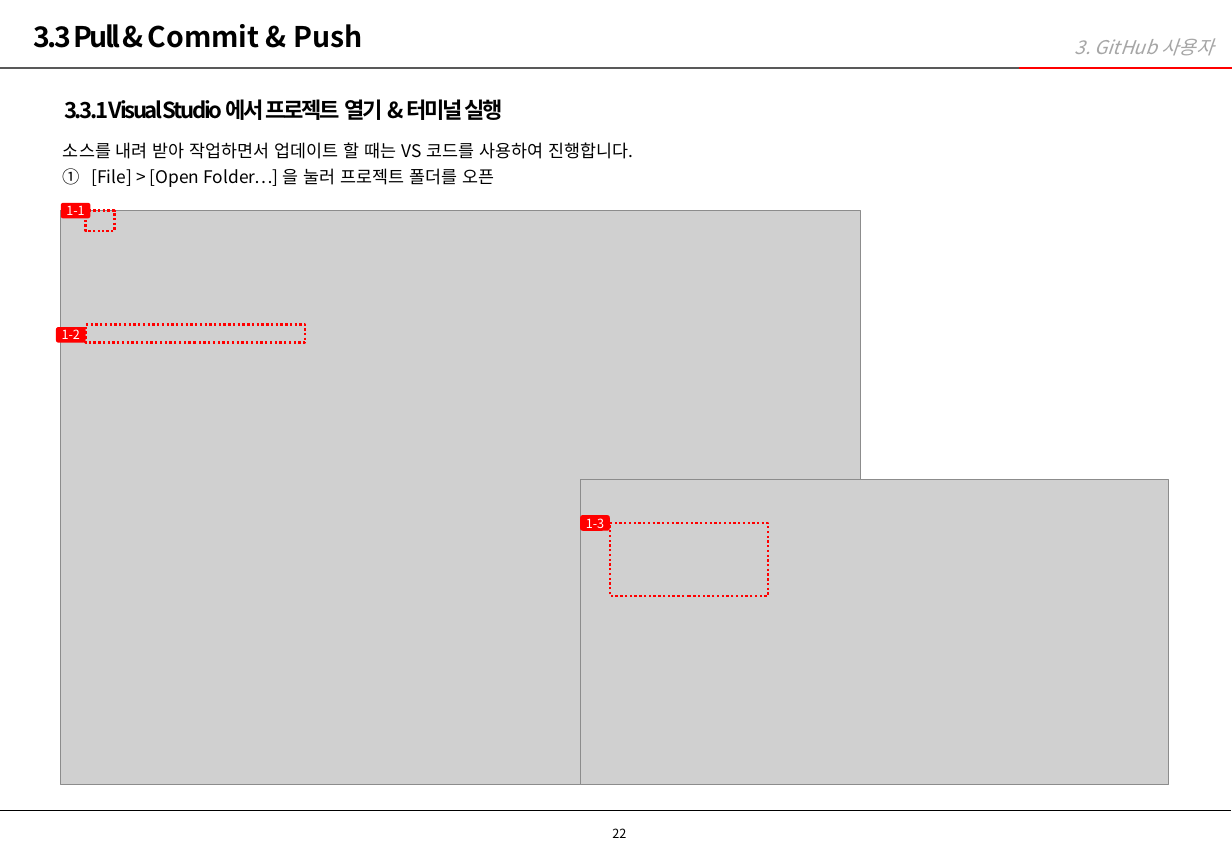
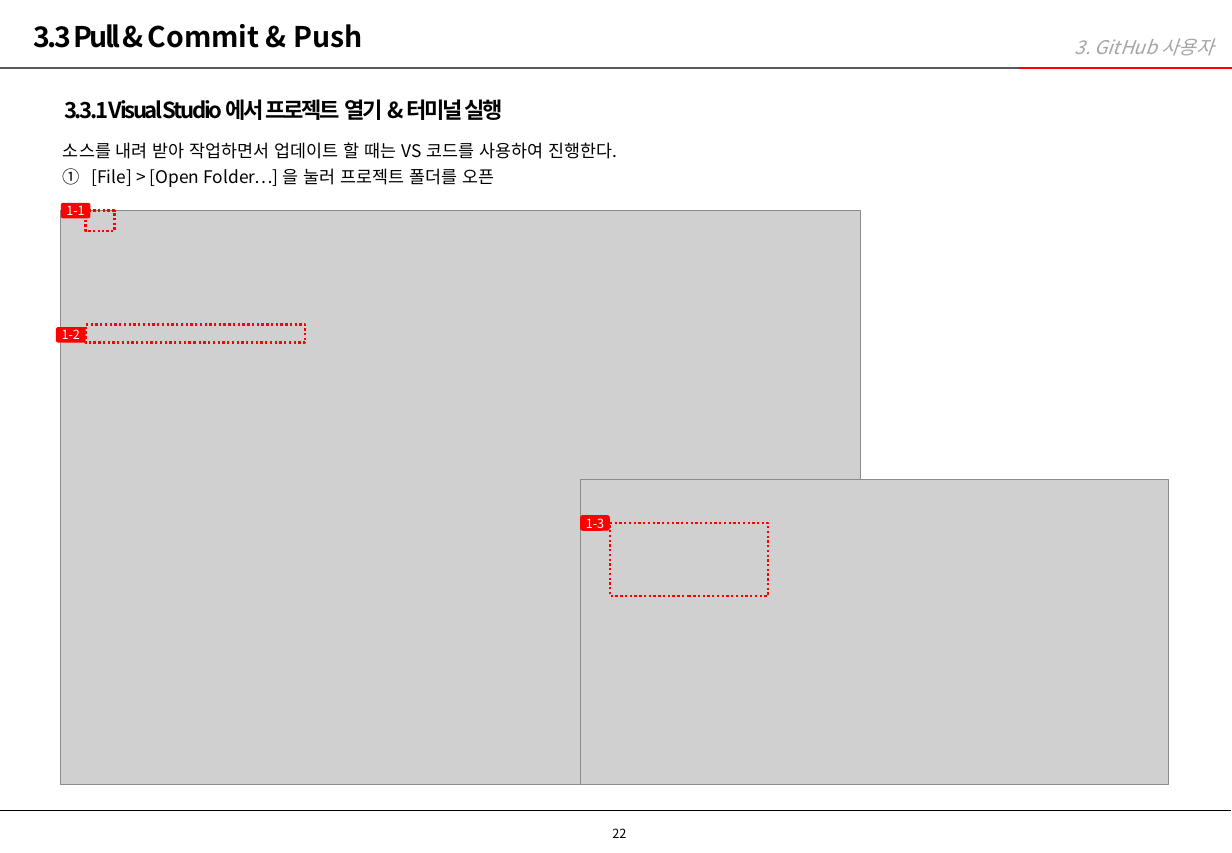
Before and after one commit to taranuxd/intro, a slide deck: slide 22 of 타란유엑스디_GitHub_사용가이드.pptx. Drawn at 1232x853 pixels with LibreOffice and Linux fonts; fonts in the diff are those of the drawing; grey boxes stand for pictures; background and template pictures are left out. Boxes give left, top, right and bottom in pixels: in the first picture for what was removed or moved away, otherwise in the second. Text is boxed around its words. In the diff, an @@ line names an element or a change of style, - is before the commit and + after.

Commit message:
문서업데이트

```diff
--- a/타란유엑스디_GitHub_사용가이드.pptx
+++ b/타란유엑스디_GitHub_사용가이드.pptx
@@ text at bbox=[63, 142, 617, 159]: text changed @@
-  소스를 내려 받아 작업하면서 업데이트 할 때는 VS 코드를 사용하여 진행합니다.
+  소스를 내려 받아 작업하면서 업데이트 할 때는 VS 코드를 사용하여 진행한다.
```
Also in this commit, not shown: 11 other slides changed.
